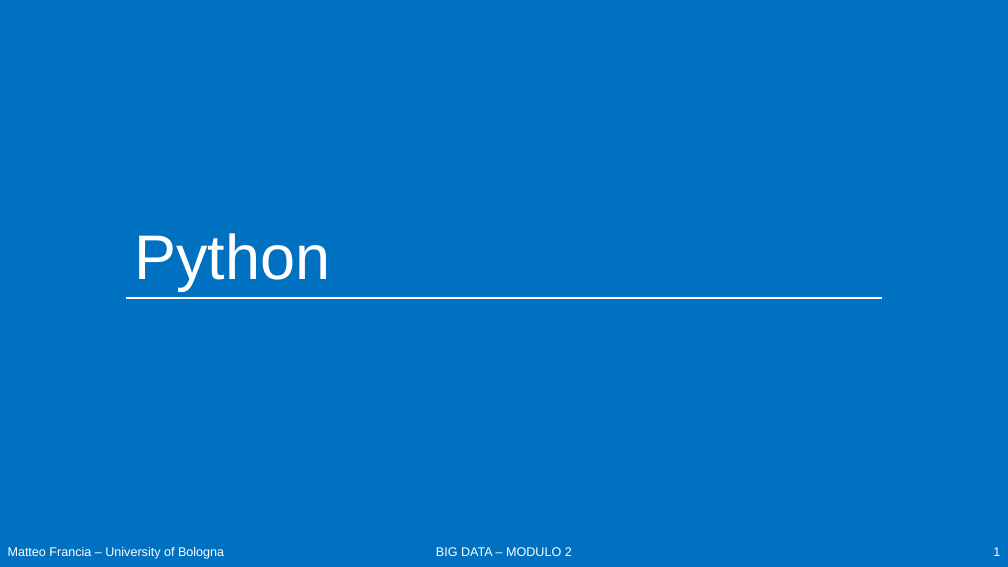
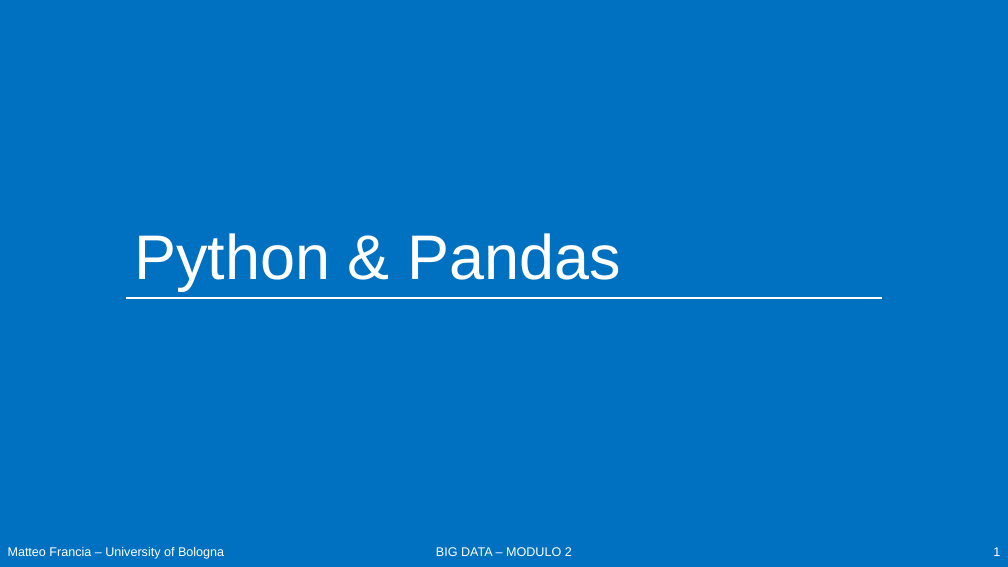
Before and after one commit to w4bo/teaching-handsondatapipelines, a slide deck: slide 1 of 01 - DataPreprocessing/slides.pptx. Drawn at 1008x567 pixels with LibreOffice and Linux fonts; fonts in the diff are those of the drawing. Boxes give left, top, right and bottom in pixels: in the first picture for what was removed or moved away, otherwise in the second. Text is boxed around its words. In the diff, an @@ line names an element or a change of style, - is before the commit and + after.

```diff
--- a/01 - DataPreprocessing/slides.pptx
+++ b/01 - DataPreprocessing/slides.pptx
@@ title at (134,233,621,291): text changed @@
-Python
+Python & Pandas
```
Also in this commit, not shown: 4 slides added, 2 other files.
